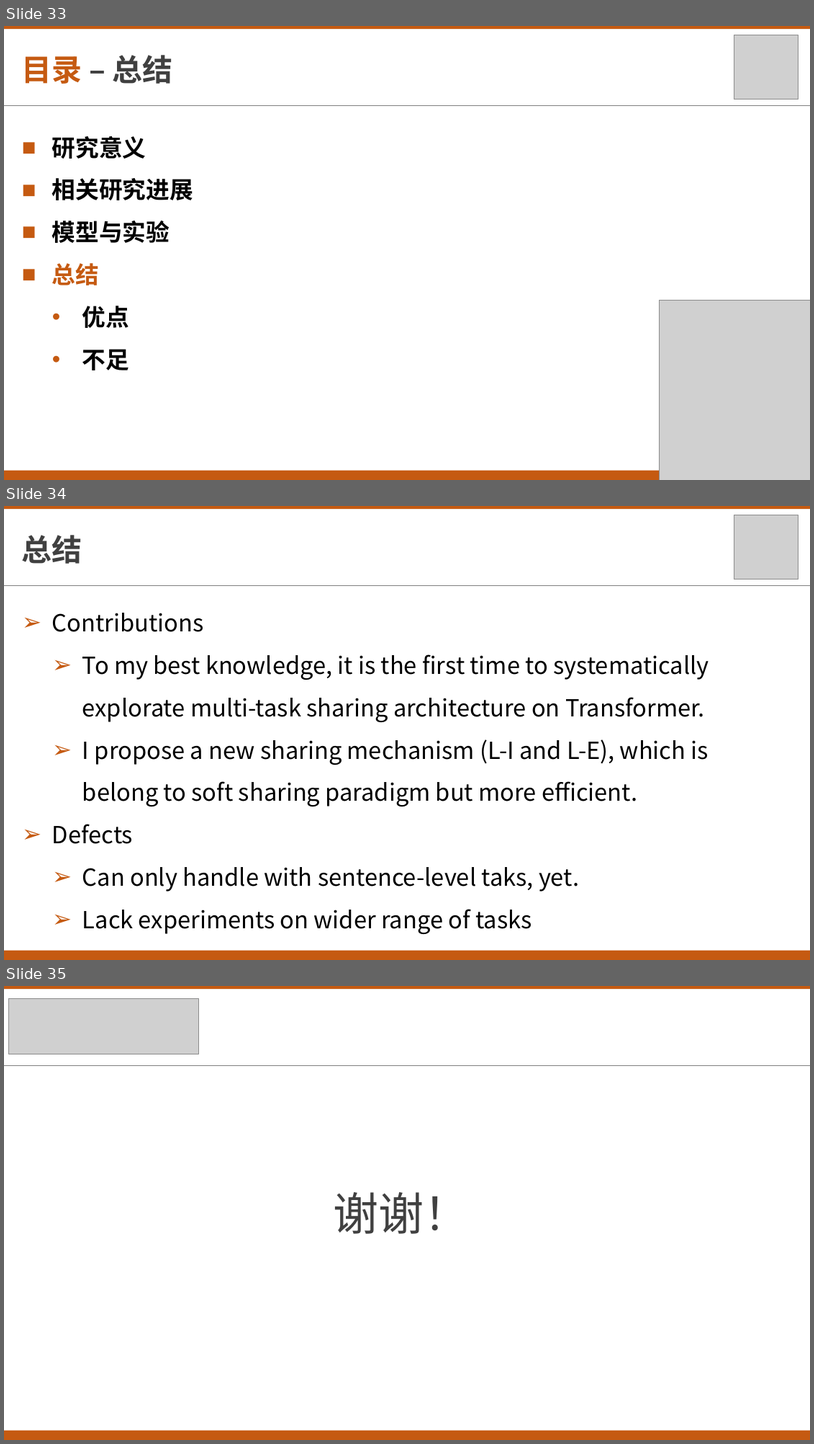
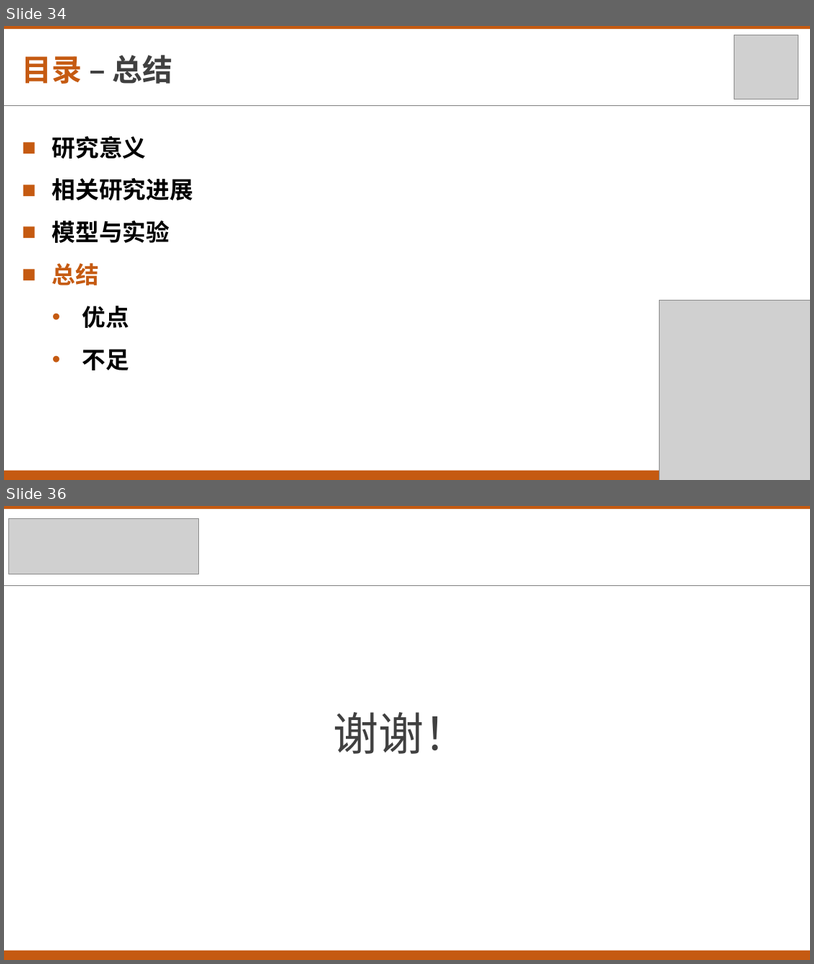
Before and after one commit to txsun1997/Bachelor-Thesis-XDU, a slide deck: materials/毕业设计答辩.pptx. Shown one above the other, each under a label of ours: slides 33, 34 and 35 before the commit, slides 34 and 36 after it; the slides between them are not shown. The pictures are 814x1444 and 814x964 pixels, drawn with LibreOffice and Linux fonts; fonts in the diff are those of the drawing; grey boxes stand for pictures; background and template pictures are left out. Boxes give left, top, right and bottom in pixels: in the first picture for what was removed or moved away, otherwise in the second. Text is boxed around its words. In the diff, an @@ line names an element or a change of style, - is before the commit and + after.

```diff
--- a/materials/毕业设计答辩.pptx
+++ b/materials/毕业设计答辩.pptx
@@ slide 34 removed at [4, 506, 810, 960], background #FFFFFF @@
@@ rectangle removed at [4, 506, 810, 509] @@
@@ picture removed at [735, 515, 799, 579] @@
@@ text removed at [22, 535, 82, 564] @@
-总结
@@ line removed from (4, 585) to (810, 585) @@
@@ text removed at [52, 613, 709, 934] @@
-➢ Contributions
-  ➢ To my best knowledge, it is the first time to systematically explorate multi-task sharing architecture on Transformer.
-  ➢ I propose a new sharing mechanism (L-I and L-E), which is belong to soft sharing paradigm but more efficient.
-➢ Defects
-  ➢ Can only handle with sentence-level taks, yet.
-  ➢ Lack experiments on wider range of tasks
@@ rectangle removed at [4, 950, 810, 960] @@
@@ what was slide 33 is now slide 34 @@
@@ what was slide 35 is now slide 36 @@
```
Also in this commit, not shown: 28 slides changed, 2 slides added, 2 other files.
